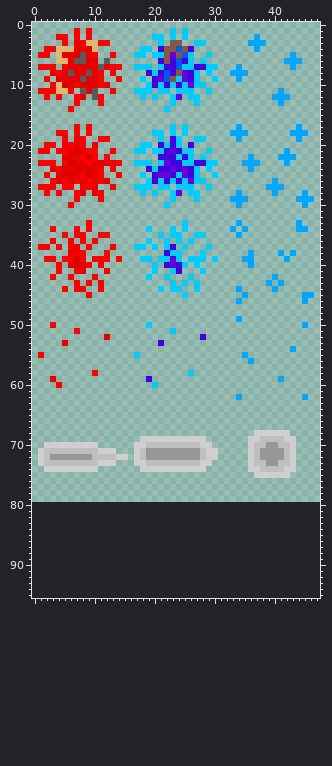
Edited in one commit: sprite sheet (FinalProject(Unity)/Assets/Assets/SpriteSheets/Effect Sprites.png). Above, as it was before the edit.
The file is 48x80 pixels. The old version is drawn lined up with the new one, on the new canvas.
The result:
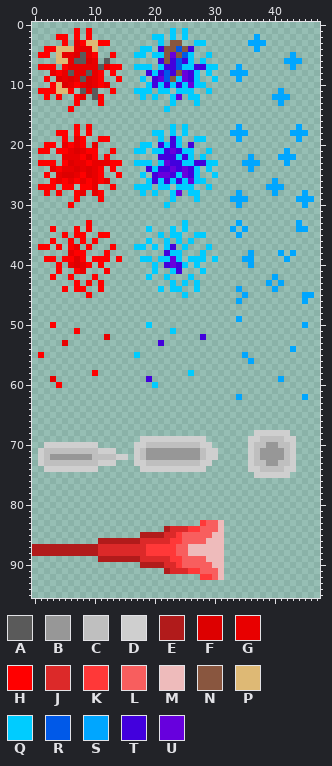
Palette (. is transparent): A #5a5a5a  B #979797  C #bfbfbf  D #cfcfcf  E #b11b1b  F #dd0000  G #e80000  H #ff0000  J #dc2929  K #ff3838  L #f85e5e  M #eebbbb  N #89563f  P #deb975  Q #00ccff  R #0059e8  S #00a6ff  T #4200dd  U #6700dd
Diff:
canvas 48x80 -> 48x96
@@ x 0..47 @@
 82 ................................................
-83 ................................................
-84 ................................................
-85 ................................................
-86 ................................................
-87 ................................................
-88 ................................................
-89 ................................................
-90 ................................................
-91 ................................................
-92 ................................................
+83 ............................KLLM................
+84 ......................EJJJKKLLLM................
+85 ..................EEEEJJKLLLLLMM................
+86 ...........EEEEEEEJJJJJKKLLLLMMM................
+87 EEEEEEEEEEEJJJJJJJJKKKKKLLMMMMMM................
+88 EEEEEEEEEEEJJJJJJJJKKKKKLLMMMMMM................
+89 ...........EEEEEEEJJJJJKKLLLLMMM................
+90 ..................EEEEJJKLLLLLMM................
+91 ......................EJJJKKLLLM................
+92 ............................KKLM................
 93 ................................................
Pixel boxes of the changes (left, top, right, bottom) in both pictures:
added: (32, 520, 224, 580)
